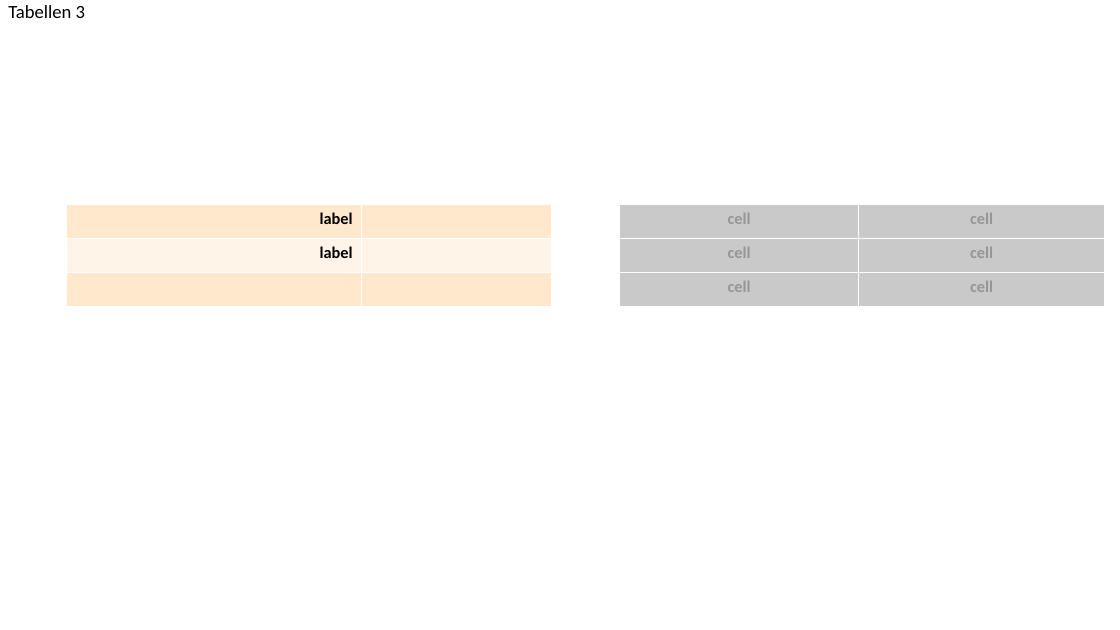
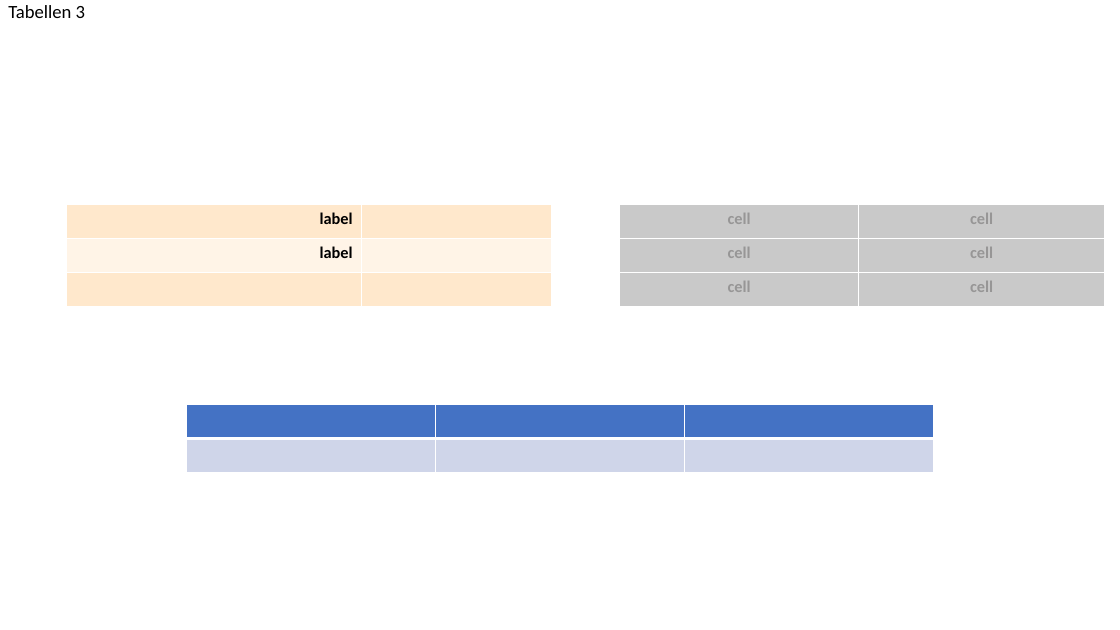
Before and after one commit to singerla/pptx-automizer, a slide deck: slide 3 of __tests__/pptx-templates/SlideWithTables.pptx. Drawn at 1120x630 pixels with LibreOffice and Linux fonts; fonts in the diff are those of the drawing. Boxes give left, top, right and bottom in pixels: in the first picture for what was removed or moved away, otherwise in the second. Text is boxed around its words. In the diff, an @@ line names an element or a change of style, - is before the commit and + after.

```diff
--- a/__tests__/pptx-templates/SlideWithTables.pptx
+++ b/__tests__/pptx-templates/SlideWithTables.pptx
@@ table added at <box>187,404,933,472</box>, 2 rows, 3 columns @@
+ |  | 
+ |  | 
```
Also in this commit, not shown: 2 other files.
